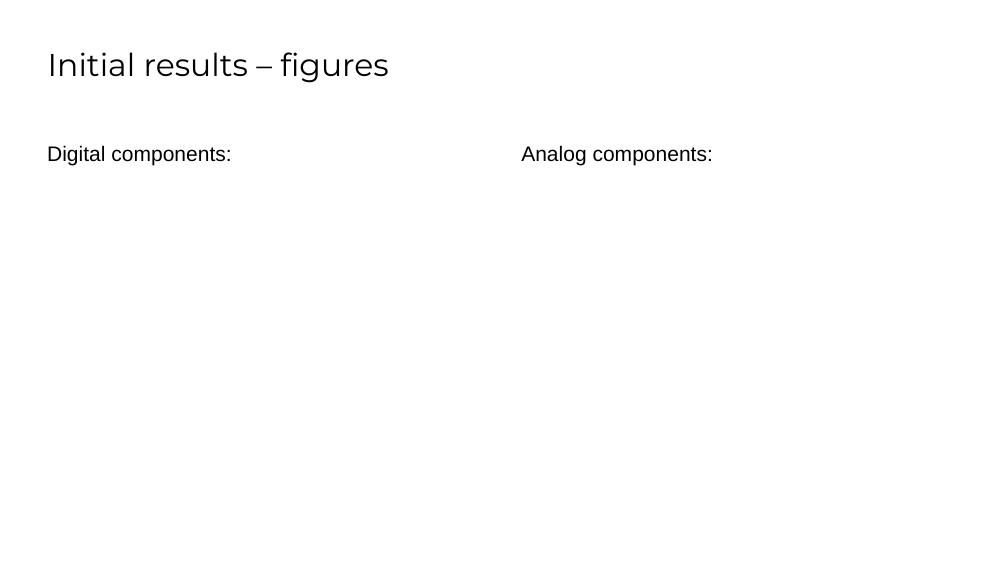
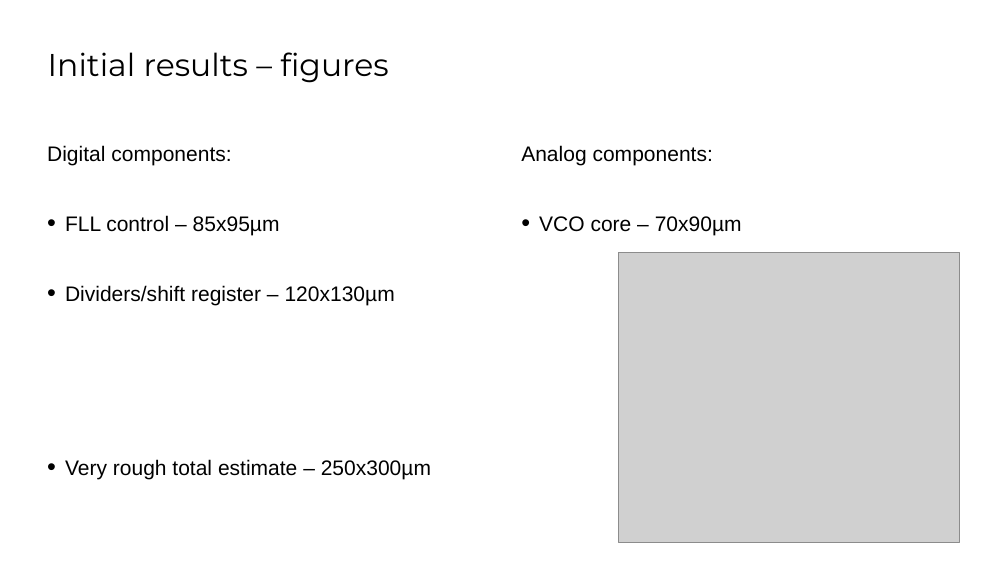
Before and after one commit to iic-jku/SKY130_PLL1, a slide deck: slide 17 of PICO Contest/Design_Review.pptx. Drawn at 1008x567 pixels with LibreOffice and Linux fonts; fonts in the diff are those of the drawing; grey boxes stand for pictures; background and template pictures are left out. Boxes give left, top, right and bottom in pixels: in the first picture for what was removed or moved away, otherwise in the second. Text is boxed around its words. In the diff, an @@ line names an element or a change of style, - is before the commit and + after.

```diff
--- a/PICO Contest/Design_Review.pptx
+++ b/PICO Contest/Design_Review.pptx
@@ text at bbox=[65, 215, 431, 479]: paragraphs added @@
+• FLL control – 85x95µm
+• Dividers/shift register – 120x130µm
+• Very rough total estimate – 250x300µm
@@ text at bbox=[539, 216, 742, 235]: paragraph added @@
+• VCO core – 70x90µm
@@ picture added at bbox=[619, 252, 960, 541] @@
```
Also in this commit, not shown: 8 other slides changed.
